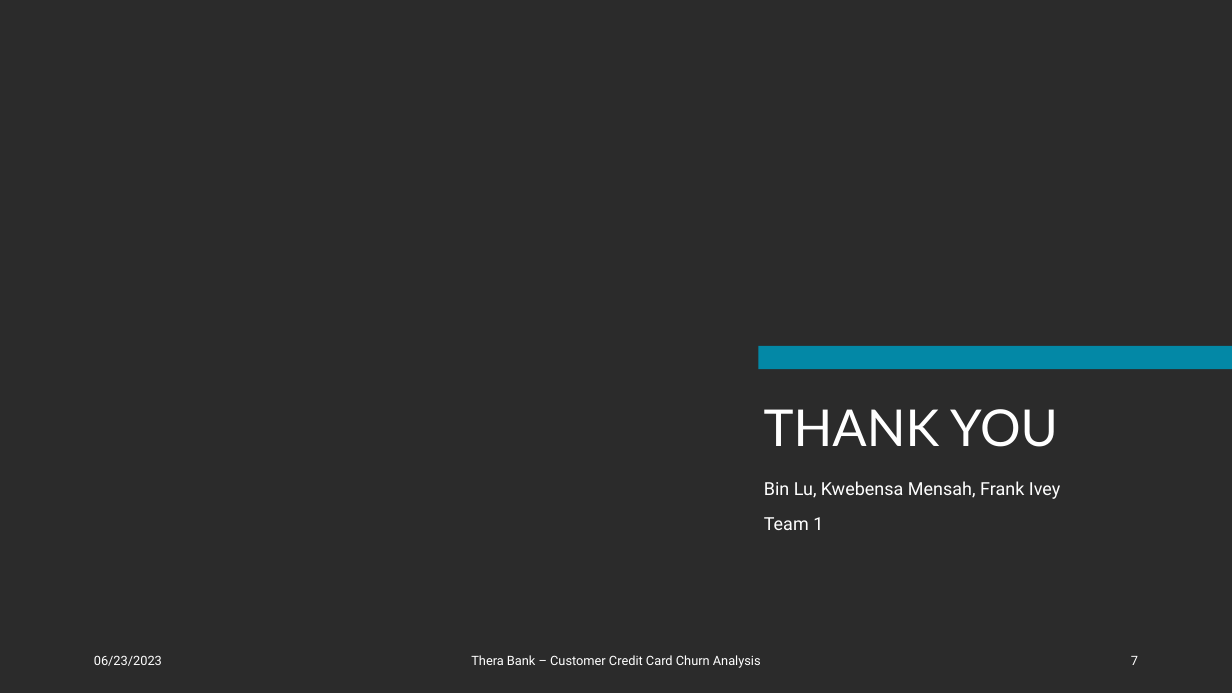
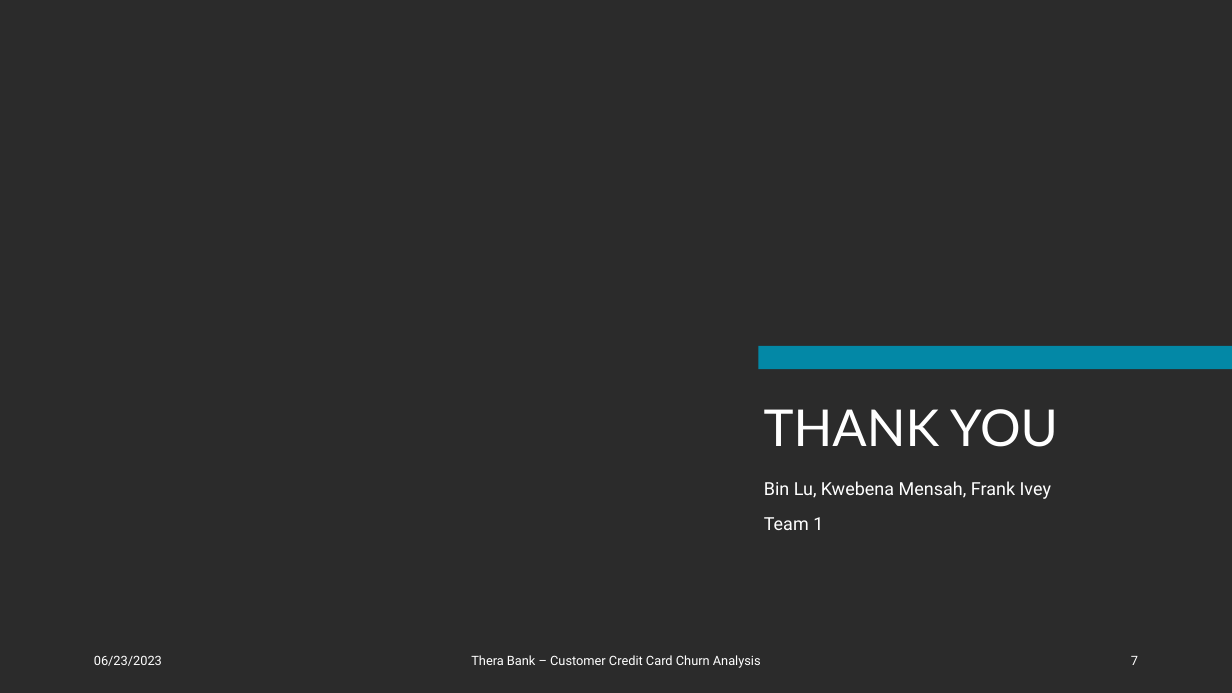
Before and after one commit to ithllc/AAI_510_02_SU23, a slide deck: slide 7 of Bank_Customer_Churn.pptx. Drawn at 1232x693 pixels with LibreOffice and Linux fonts; fonts in the diff are those of the drawing; background and template pictures are left out; a plain dark background stands for a picture behind light text. Boxes give left, top, right and bottom in pixels: in the first picture for what was removed or moved away, otherwise in the second. Text is boxed around its words. In the diff, an @@ line names an element or a change of style, - is before the commit and + after.

```diff
--- a/Bank_Customer_Churn.pptx
+++ b/Bank_Customer_Churn.pptx
@@ text at (764, 481, 1051, 499): text changed @@
-Bin Lu, Kwebensa Mensah, Frank Ivey
+Bin Lu, Kwebena Mensah, Frank Ivey
```
Also in this commit, not shown: 2 other slides changed.
